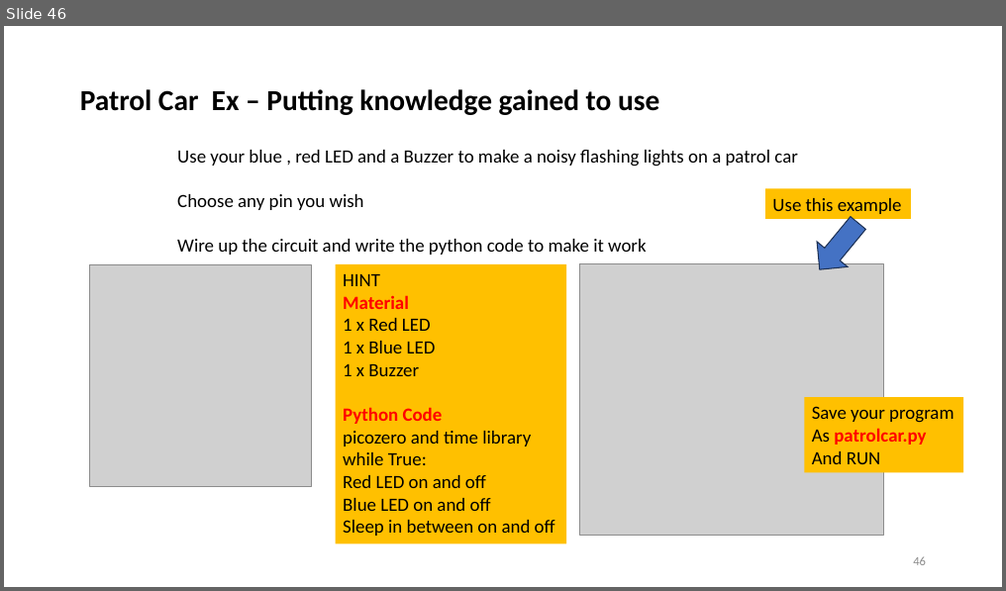
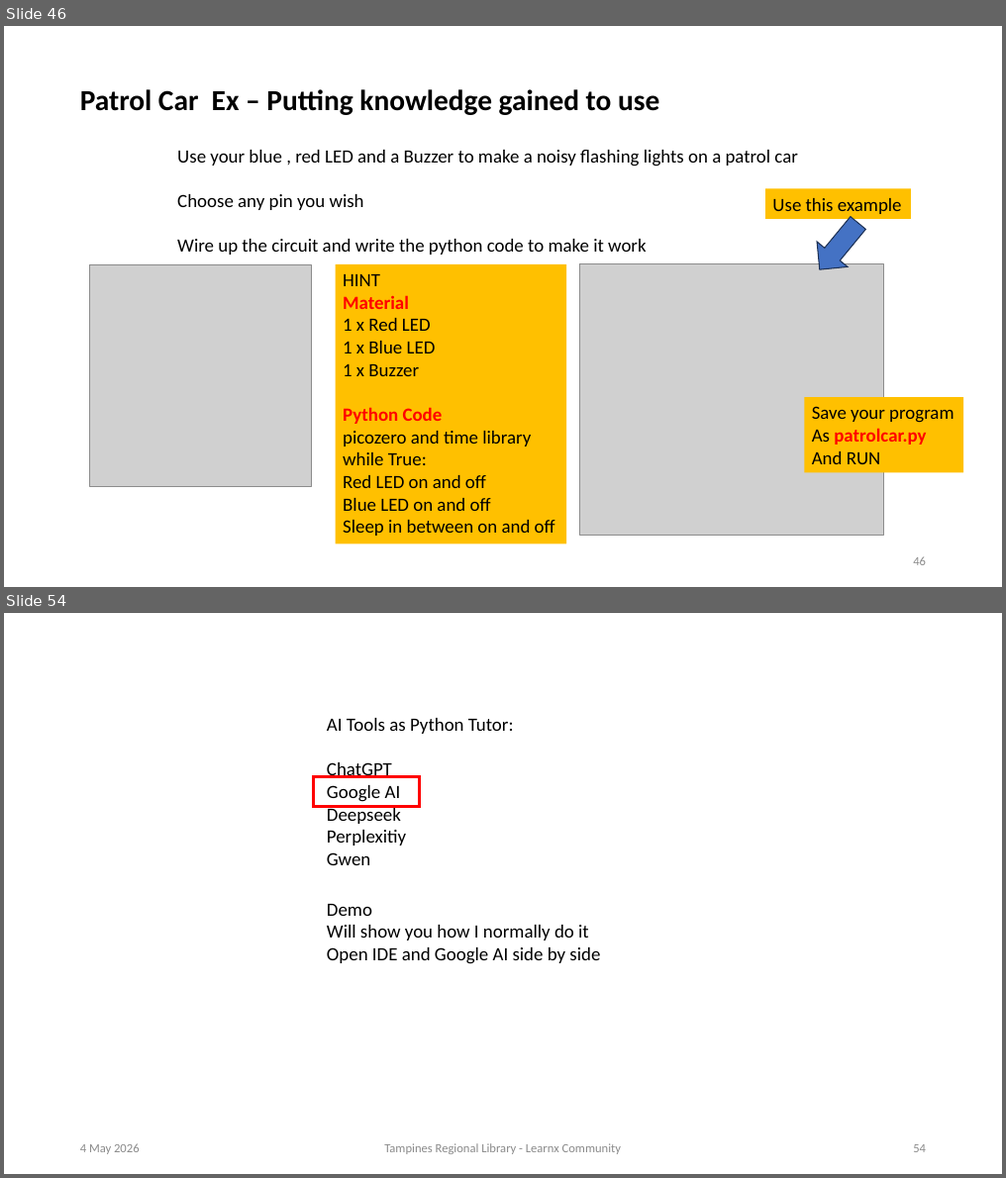
Before and after one commit to ssgoh/Pi-Python-Workshop, a slide deck: Pi Pico Python Course with Picozero Library.pptx. Shown one above the other, each under a label of ours: slide 46 before the commit, slides 46 and 54 after it; the slides between them are not shown. The pictures are 1006x591 and 1006x1178 pixels, drawn with LibreOffice and Linux fonts; fonts in the diff are those of the drawing; grey boxes stand for pictures. Boxes give left, top, right and bottom in pixels: in the first picture for what was removed or moved away, otherwise in the second. Text is boxed around its words. In the diff, an @@ line names an element or a change of style, - is before the commit and + after.

```diff
--- a/Pi Pico Python Course with Picozero Library.pptx
+++ b/Pi Pico Python Course with Picozero Library.pptx
@@ slide 54 added at <box>4,613,1002,1174</box>, background #FFFFFF @@
@@ text added at <box>327,718,514,865</box>, 18 pt, text #000000 @@
+AI Tools as Python Tutor:
+ChatGPT
+Google AI
+Deepseek
+Perplexitiy
+Gwen
@@ rectangle added at <box>314,777,420,807</box>, outline #FF0000 2.75 pt @@
@@ text added at <box>327,904,600,964</box>, 18 pt, text #000000 @@
+Demo
+Will show you how I normally do it
+Open IDE and Google AI side by side
@@ text added at <box>80,1144,140,1155</box>, 12 pt, text #8C8C8C @@
+4 May 2026
@@ text added at <box>384,1144,621,1155</box>, 12 pt, text #8C8C8C @@
+Tampines Regional Library - Learnx Community
@@ page number added at <box>913,1145,926,1153</box>, 12 pt, text #8C8C8C @@
+54
```
Also in this commit, not shown: 53 slides changed, 4 other slides added, 2 other files.
